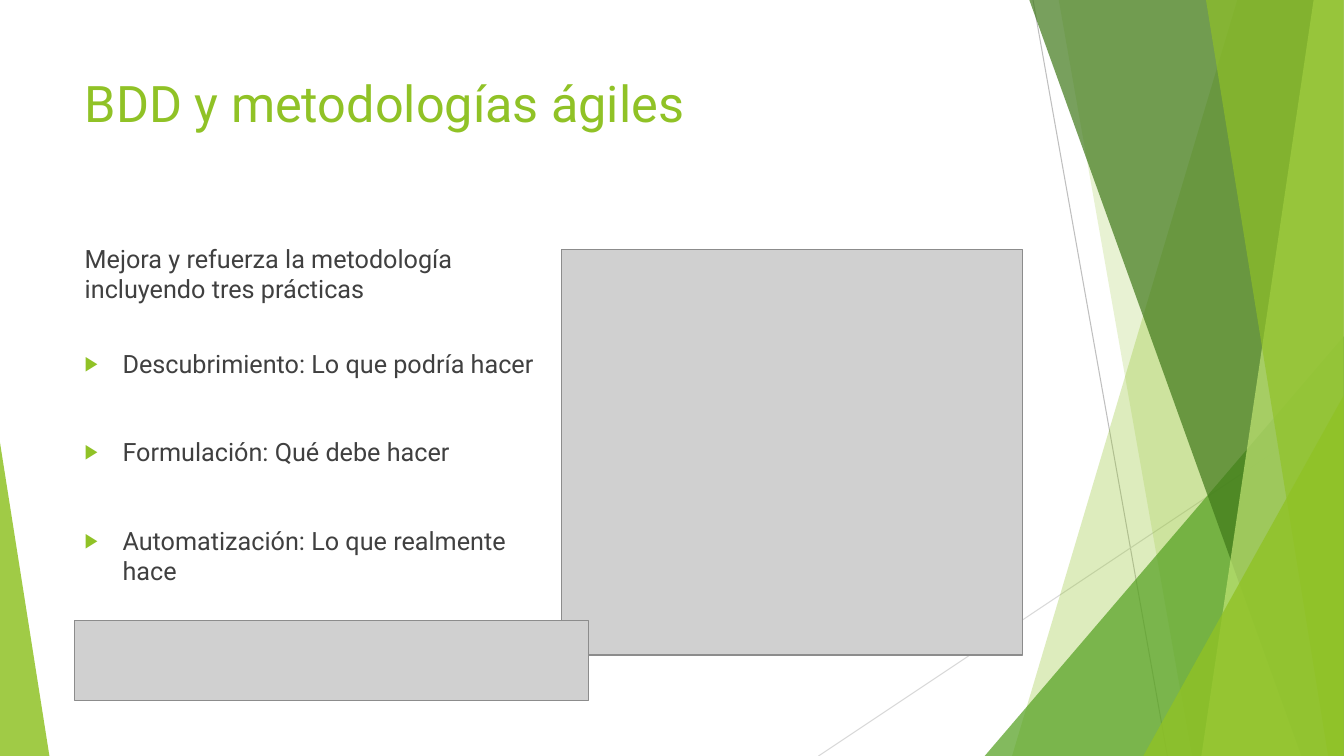
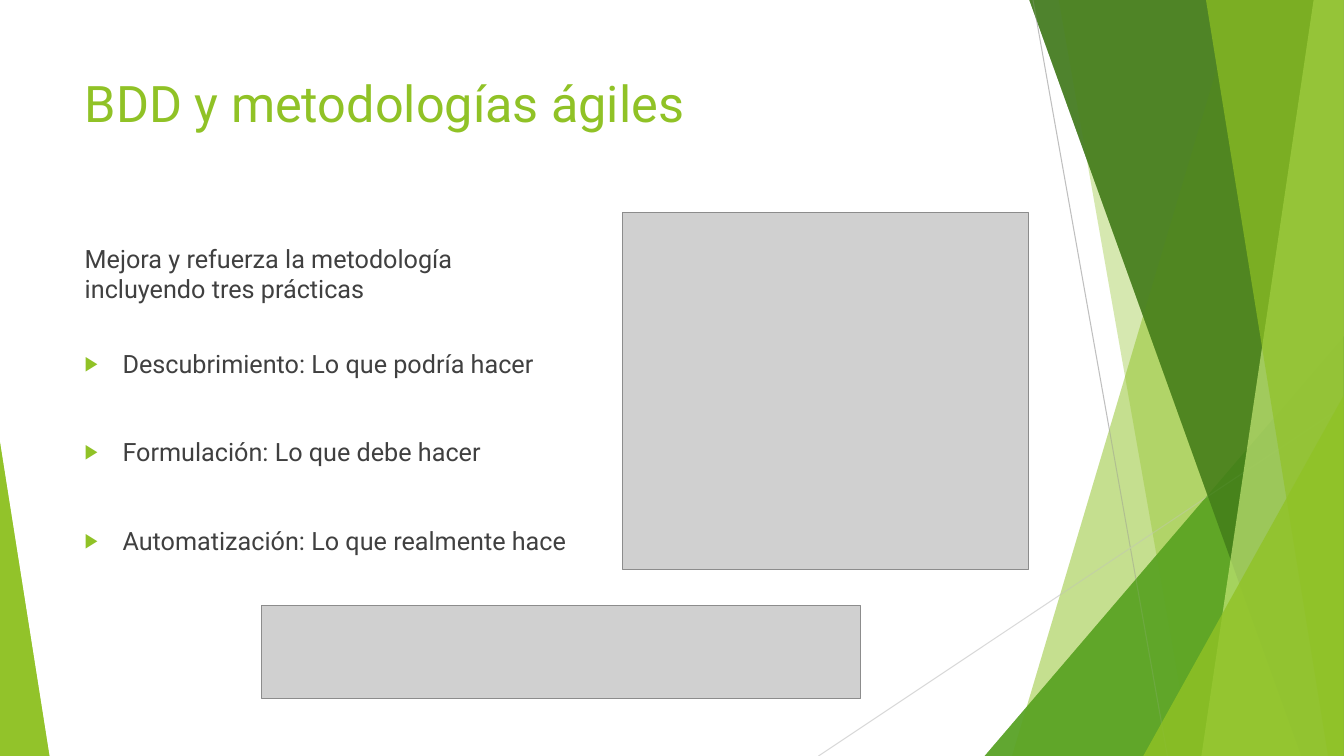
Before and after one commit to The-Fellowship-of-Code/bdd-with-cucumber, a slide deck: slide 10 of slides.pptx. Drawn at 1344x756 pixels with LibreOffice and Linux fonts; fonts in the diff are those of the drawing; grey boxes stand for pictures. Boxes give left, top, right and bottom in pixels: in the first picture for what was removed or moved away, otherwise in the second. Text is boxed around its words. In the diff, an @@ line names an element or a change of style, - is before the commit and + after.

```diff
--- a/slides.pptx
+++ b/slides.pptx
@@ line removed from (1033, 0) to (1168, 756) @@
@@ picture resized from (x1=562, y1=249, x2=1023, y2=655) to (x1=623, y1=213, x2=1028, y2=570) @@
@@ line removed from (1344, 406) to (819, 756) @@
@@ group added at (x1=0, y1=0, x2=1344, y2=756): 5 freeform shapes, 3 triangles, 2 lines @@
@@ text at (x1=123, y1=442, x2=481, y2=466): text changed @@
-▶ Formulación: Qué debe hacer
+▶ Formulación: Lo que debe hacer
@@ picture resized from (x1=75, y1=621, x2=589, y2=700) to (x1=261, y1=606, x2=860, y2=699) @@
```
Also in this commit, not shown: 9 other slides changed, 2 slides added, 2 slides removed.
